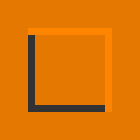
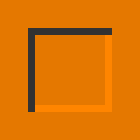
Two versions of the same layered image (w=140, h=140). Layer-by-layer changes:
painted on "mino" over [28, 28, 112, 112]
